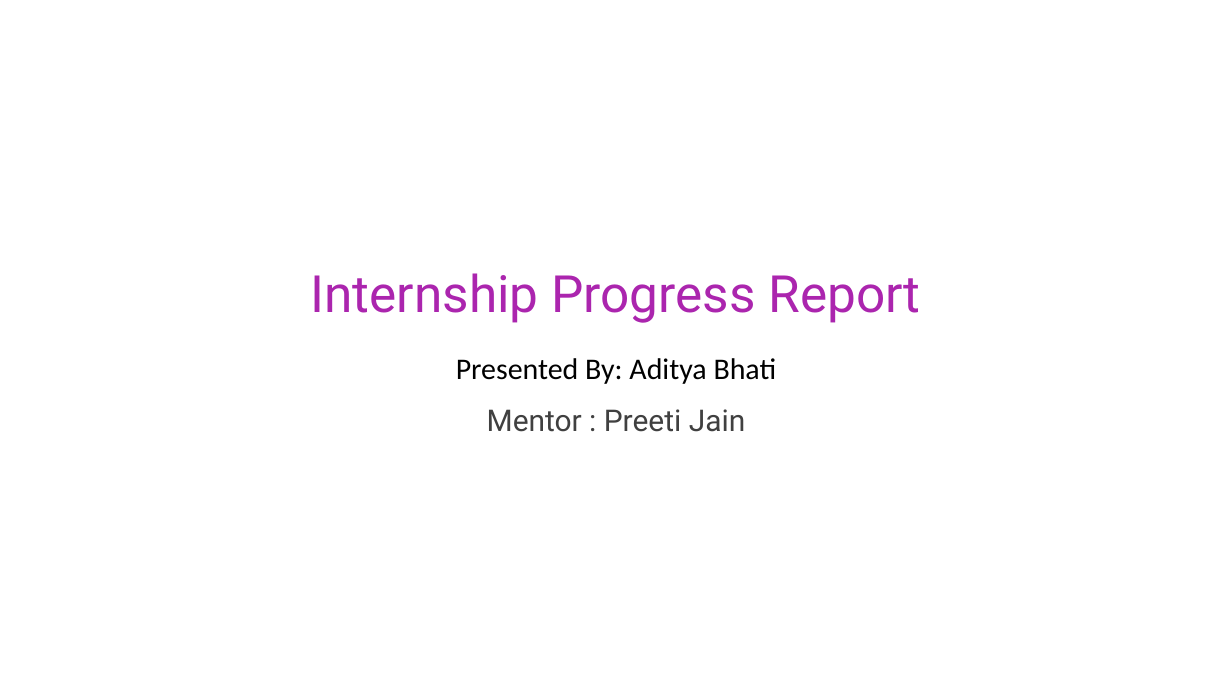
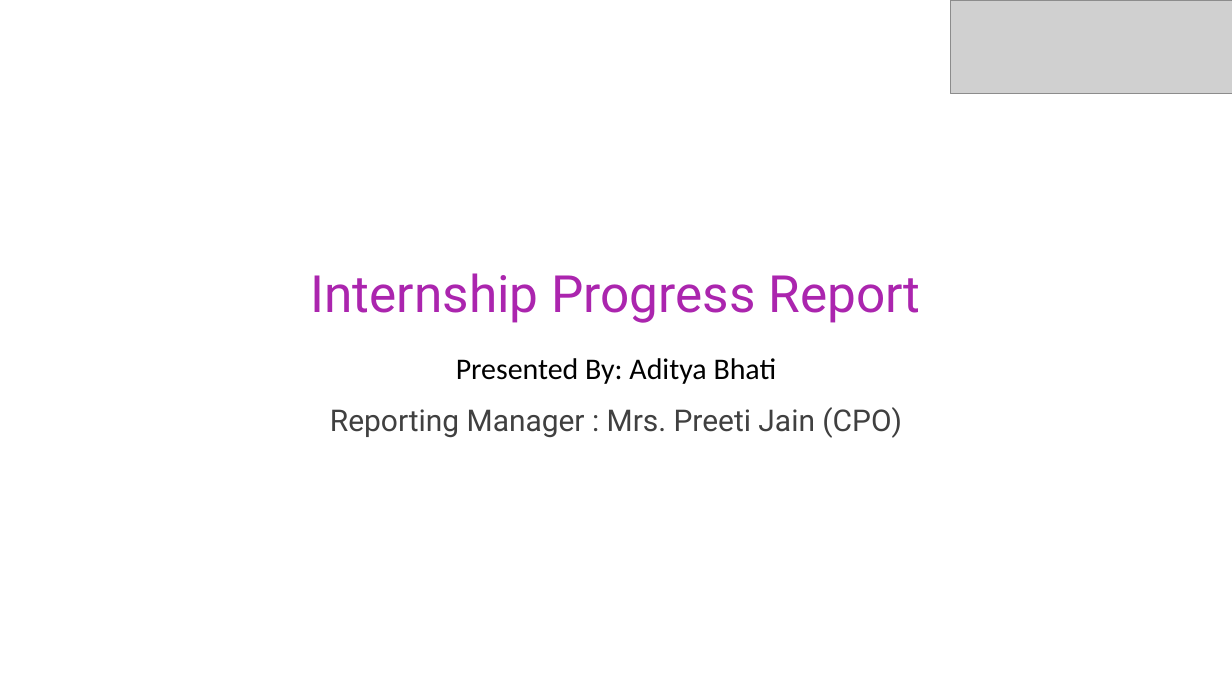
Before and after one commit to adityabhatisaini/Files, a slide deck: slide 1 of Internship-Progress-Report.pptx. Drawn at 1232x693 pixels with LibreOffice and Linux fonts; fonts in the diff are those of the drawing; grey boxes stand for pictures; background and template pictures are left out. Boxes give left, top, right and bottom in pixels: in the first picture for what was removed or moved away, otherwise in the second. Text is boxed around its words. In the diff, an @@ line names an element or a change of style, - is before the commit and + after.

```diff
--- a/Internship-Progress-Report.pptx
+++ b/Internship-Progress-Report.pptx
@@ picture added at [951, 0, 1232, 94] @@
@@ text at [330, 407, 902, 438]: text changed @@
-Mentor : Preeti Jain
+Reporting Manager : Mrs. Preeti Jain (CPO)
```
Also in this commit, not shown: 7 other slides changed, 2 slides added.
